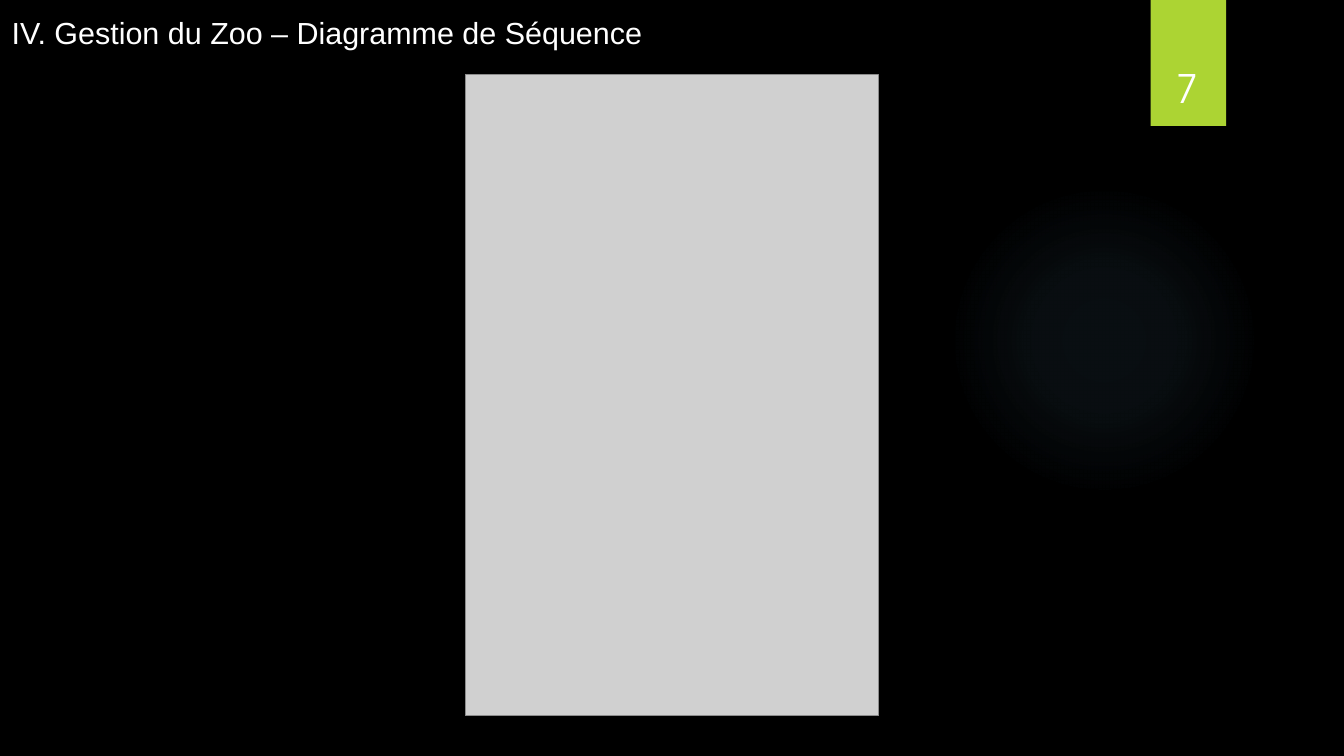
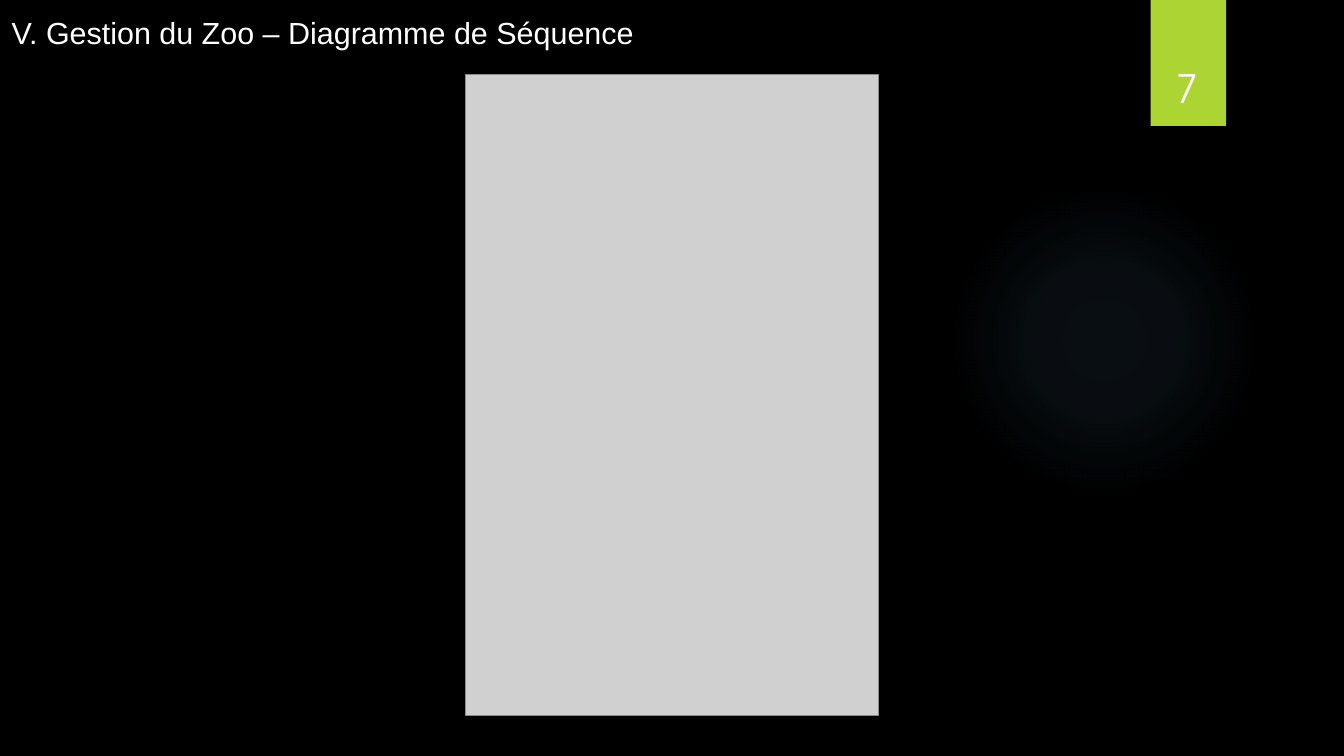
Before and after one commit to Idricealy/JeuZoo, a slide deck: slide 7 of src/doc/Presentation.pptx. Drawn at 1344x756 pixels with LibreOffice and Linux fonts; fonts in the diff are those of the drawing; grey boxes stand for pictures; background and template pictures are left out. Boxes give left, top, right and bottom in pixels: in the first picture for what was removed or moved away, otherwise in the second. Text is boxed around its words. In the diff, an @@ line names an element or a change of style, - is before the commit and + after.

```diff
--- a/src/doc/Presentation.pptx
+++ b/src/doc/Presentation.pptx
@@ text at <box>12,21,633,50</box>: text changed @@
-IV. Gestion du Zoo – Diagramme de Séquence
+V. Gestion du Zoo – Diagramme de Séquence
```
Also in this commit, not shown: 2 other slides changed, 1 other file.
